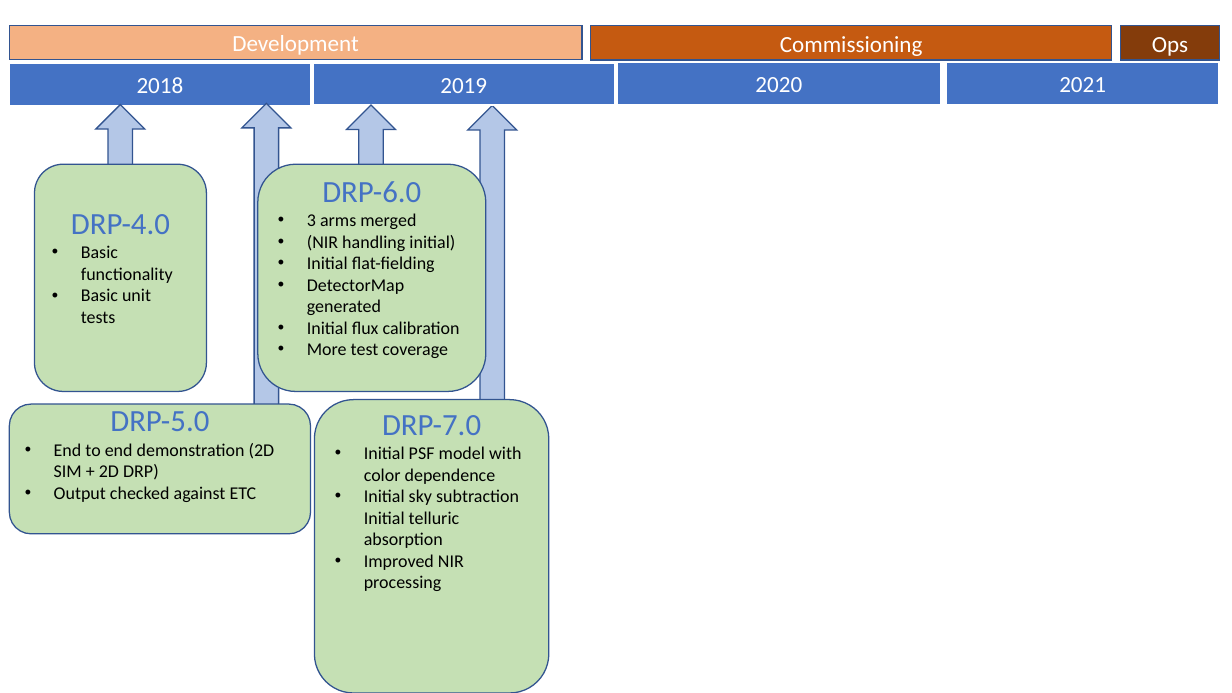
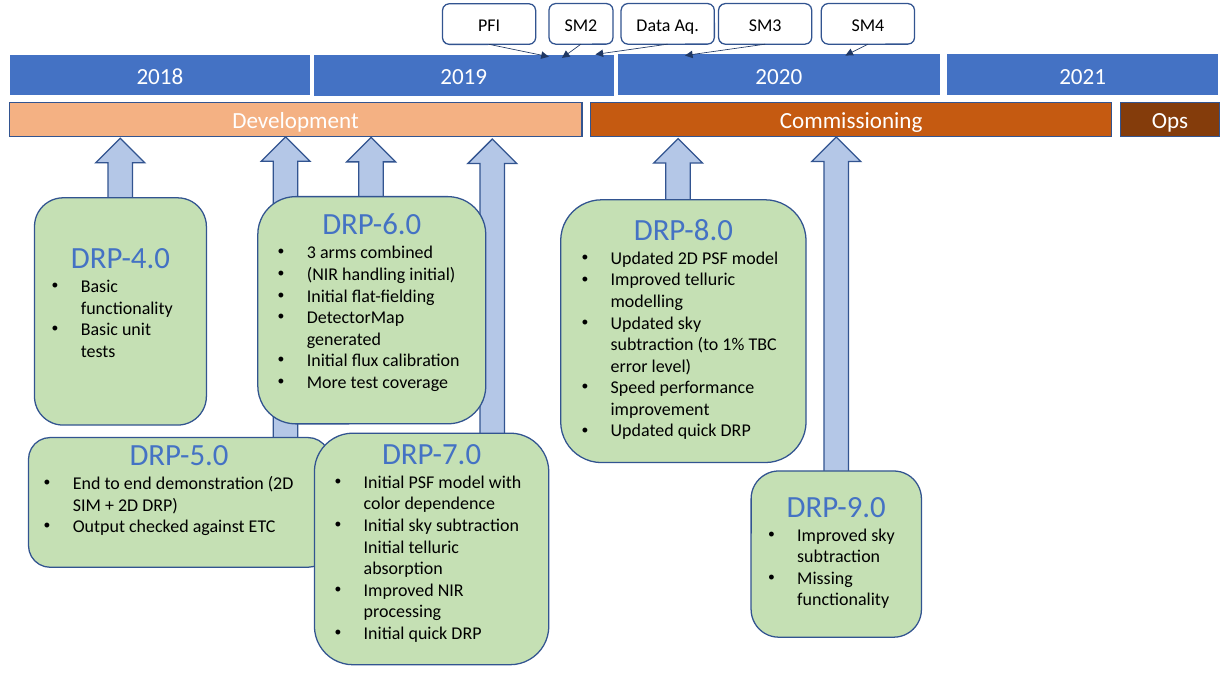
Before and after one commit to hassanxp/Shanghai2018, a slide deck: slide 10 of presentation-drp-plan/2DDRP-PresentationShanghai2018.pptx (slide 7 before the commit). Drawn at 1232x693 pixels with LibreOffice and Linux fonts; fonts in the diff are those of the drawing. Boxes give left, top, right and bottom in pixels: in the first picture for what was removed or moved away, otherwise in the second. Text is boxed around its words. In the diff, an @@ line names an element or a change of style, - is before the commit and + after.

```diff
--- a/presentation-drp-plan/2DDRP-PresentationShanghai2018.pptx
+++ b/presentation-drp-plan/2DDRP-PresentationShanghai2018.pptx
@@ rounded rectangle added at (x1=443, y1=4, x2=536, y2=44), outline #325491 1 pt, 14 pt, text #000000 @@
+PFI
@@ rounded rectangle added at (x1=549, y1=4, x2=613, y2=44), outline #325491 1 pt, 14 pt, text #000000 @@
+SM2
@@ rounded rectangle added at (x1=621, y1=4, x2=714, y2=44), outline #325491 1 pt, 14 pt, text #000000 @@
+Data Aq.
@@ rounded rectangle added at (x1=719, y1=4, x2=812, y2=44), outline #325491 1 pt, 14 pt, text #000000 @@
+SM3
@@ rounded rectangle added at (x1=822, y1=4, x2=915, y2=44), outline #325491 1 pt, 14 pt, text #000000 @@
+SM4
@@ 4 rectangles moved together from (x1=9, y1=62, x2=1219, y2=105) to (x1=9, y1=54, x2=1219, y2=96) @@
@@ arrow added from (489, 44) to (549, 56), #203864 0.5 pt @@
@@ arrow added from (581, 44) to (562, 58), #203864 0.5 pt @@
@@ arrow added from (668, 44) to (595, 55), #203864 0.5 pt @@
@@ arrow added from (765, 44) to (685, 55), #203864 0.5 pt @@
@@ arrow added from (868, 44) to (846, 55), #203864 0.5 pt @@
@@ 3 rectangles moved together from (x1=9, y1=26, x2=1220, y2=60) to (x1=9, y1=103, x2=1220, y2=137) @@
@@ up arrow moved from (x1=242, y1=104, x2=291, y2=414) to (x1=262, y1=137, x2=311, y2=447) @@
@@ 3 up arrows, 1 rounded rectangle moved together from (x1=34, y1=104, x2=517, y2=404) to (x1=34, y1=138, x2=517, y2=438) @@
@@ up arrow added at (x1=653, y1=139, x2=702, y2=238), fill #B4C7E7, outline #325491 1 pt @@
@@ up arrow added at (x1=812, y1=137, x2=861, y2=497), fill #B4C7E7, outline #325491 1 pt @@
@@ rounded rectangle "DRP-6.0" moved from (x1=258, y1=165, x2=486, y2=392) to (x1=258, y1=197, x2=486, y2=424) @@
@@ rounded rectangle added at (x1=561, y1=200, x2=807, y2=462), fill #C5E0B4, outline #325491 1 pt, 14 pt, text #000000 @@
+DRP-8.0
+• Updated 2D PSF model
+• Improved telluric modelling
+• Updated sky subtraction (to 1% TBC error level)
+• Speed performance improvement
+• Updated quick DRP
@@ text in rounded rectangle at (x1=307, y1=245, x2=433, y2=258): text changed @@
-• 3 arms merged
+• 3 arms combined
@@ rounded rectangle "DRP-5.0" moved from (x1=9, y1=404, x2=311, y2=533) to (x1=29, y1=438, x2=330, y2=567) @@
@@ rounded rectangle "DRP-7.0" resized from (x1=314, y1=399, x2=549, y2=693) to (x1=314, y1=433, x2=549, y2=665) @@
@@ rounded rectangle added at (x1=751, y1=471, x2=921, y2=638), fill #C5E0B4, outline #325491 1 pt, 14 pt, text #000000 @@
+DRP-9.0
+• Improved sky subtraction
+• Missing functionality
@@ text in rounded rectangle at (x1=364, y1=626, x2=481, y2=642): paragraph added @@
+• Initial quick DRP
```
Also in this commit, not shown: 10 other slides changed, 1 slide added, 1 other file.
